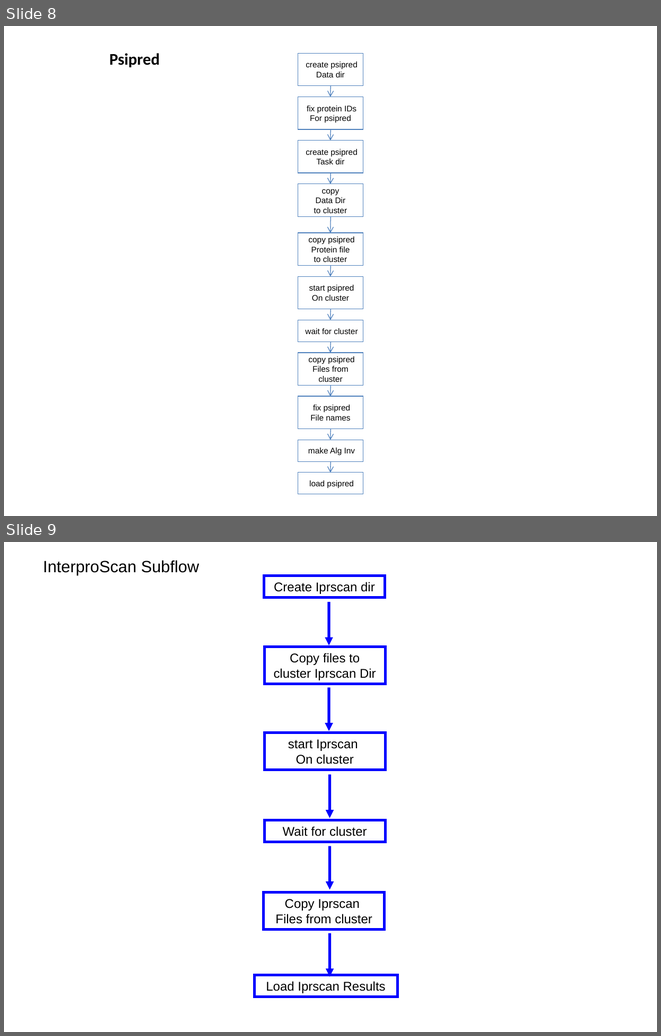
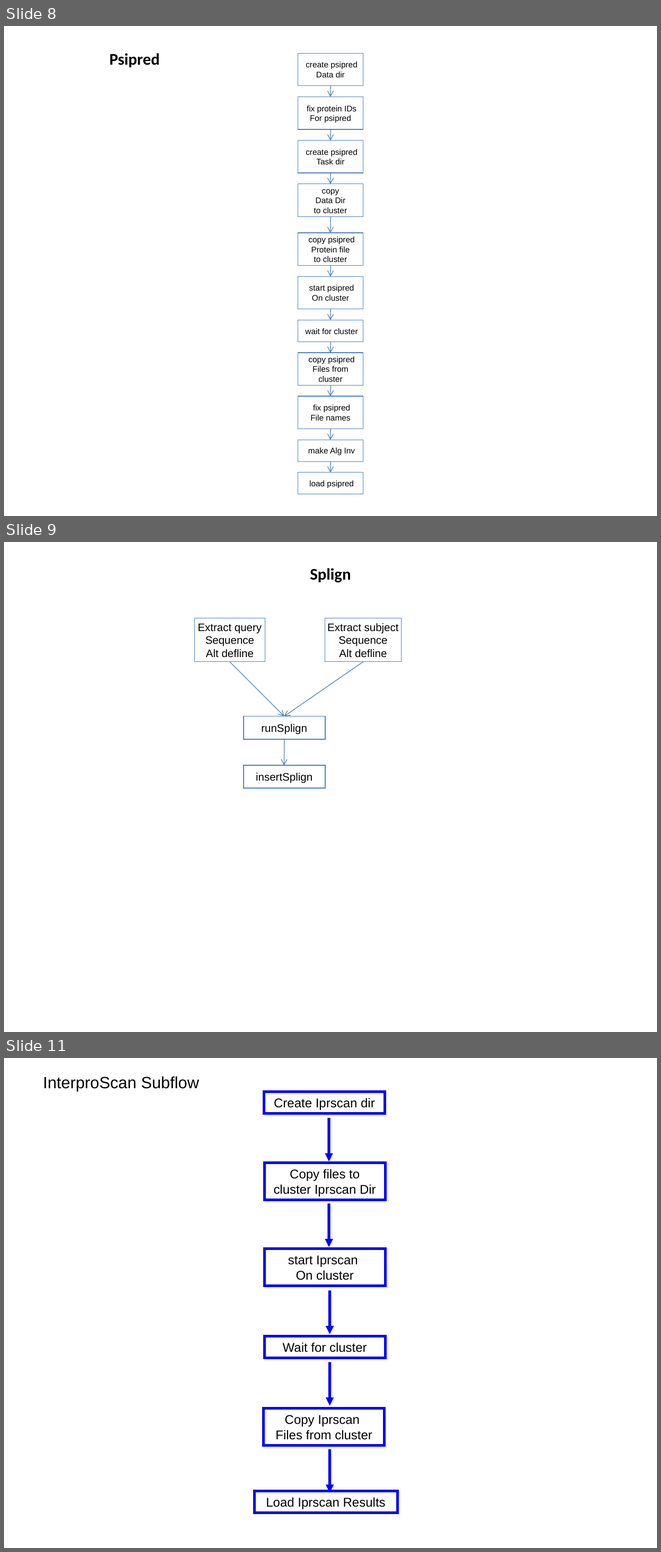
Before and after one commit to VEuPathDB/ApiCommonData, a slide deck: Load/doc/workflow/AnalysisWorkflow.ppt. Shown one above the other, each under a label of ours: slides 8 and 9 before the commit, slides 8, 9 and 11 after it; the slides between them are not shown. The pictures are 661x1036 and 661x1552 pixels, drawn with LibreOffice and Linux fonts; fonts in the diff are those of the drawing. Boxes give left, top, right and bottom in pixels: in the first picture for what was removed or moved away, otherwise in the second. Text is boxed around its words. In the diff, an @@ line names an element or a change of style, - is before the commit and + after.

Commit message:
add epitopes and splign subgraphs

```diff
--- a/Load/doc/workflow/AnalysisWorkflow.ppt
+++ b/Load/doc/workflow/AnalysisWorkflow.ppt
@@ slide 9 added at [4,542,657,1032], background #FFFFFF @@
@@ title added at [310,568,351,583], 18 pt, text #000000, bold @@
+Splign
@@ rectangle added at [195,618,265,662], outline #4F81BD 0.74 pt, 12 pt, text #000000 @@
+Extract query
+Sequence
+Alt defline
@@ rectangle added at [325,618,402,662], outline #4F81BD 0.74 pt, 12 pt, text #000000 @@
+Extract subject
+Sequence
+Alt defline
@@ arrow added from (230, 661) to (284, 716), #4F81BD 0.74 pt @@
@@ arrow added from (363, 661) to (284, 716), #4F81BD 0.74 pt @@
@@ rectangle added at [244,716,325,739], outline #4F81BD 0.99 pt, 12 pt, text #000000 @@
+runSplign
@@ arrow added from (284, 739) to (284, 765), #4F81BD 0.74 pt @@
@@ rectangle added at [244,765,325,788], outline #4F81BD 0.99 pt, 12 pt, text #000000 @@
+insertSplign
@@ what was slide 9 is now slide 11 @@
```
Also in this commit, not shown: 1 slide changed, 1 other slide added.
